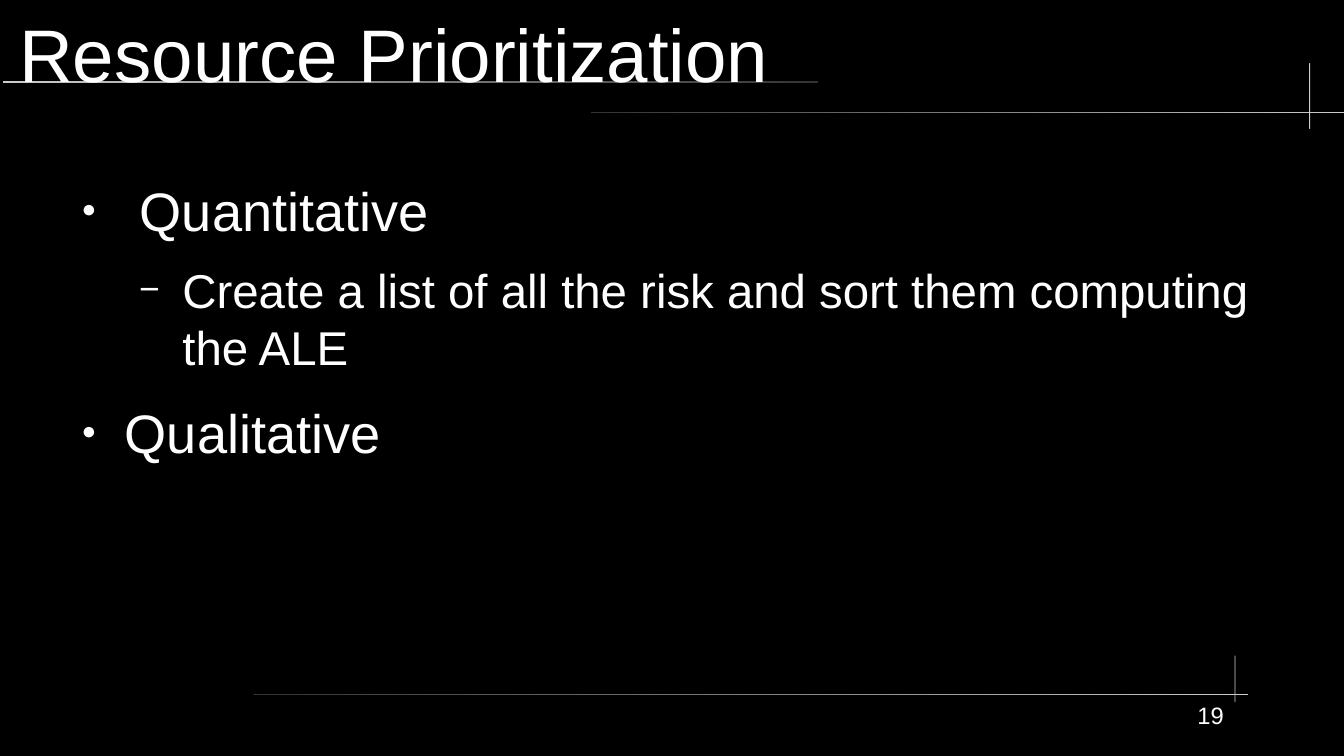
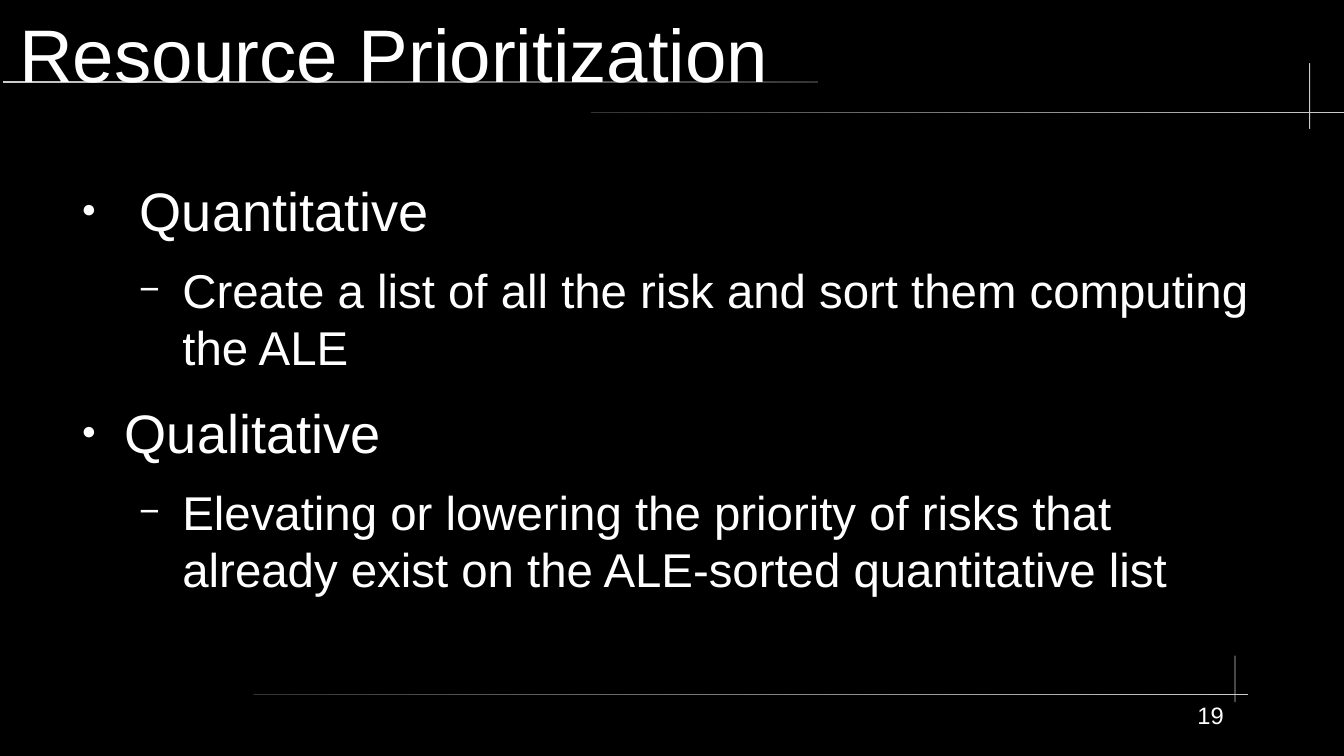
Before and after one commit to City-Colleges-of-Chicago-Cybersecurity/COMPSFI-214, a slide deck: slide 19 of 2026/Spring/powerpoints/Chapter-03-2.odp. Drawn at 1344x756 pixels with LibreOffice and Linux fonts; fonts in the diff are those of the drawing. Boxes give left, top, right and bottom in pixels: in the first picture for what was removed or moved away, otherwise in the second. Text is boxed around its words. In the diff, an @@ line names an element or a change of style, - is before the commit and + after.

```diff
--- a/2026/Spring/powerpoints/Chapter-03-2.odp
+++ b/2026/Spring/powerpoints/Chapter-03-2.odp
@@ text at [182, 495, 1167, 597]: paragraph added @@
+  − Elevating or lowering the priority of risks that already exist on the ALE-sorted quantitative list
```
Also in this commit, not shown: 5 slides added, 1 other file.
